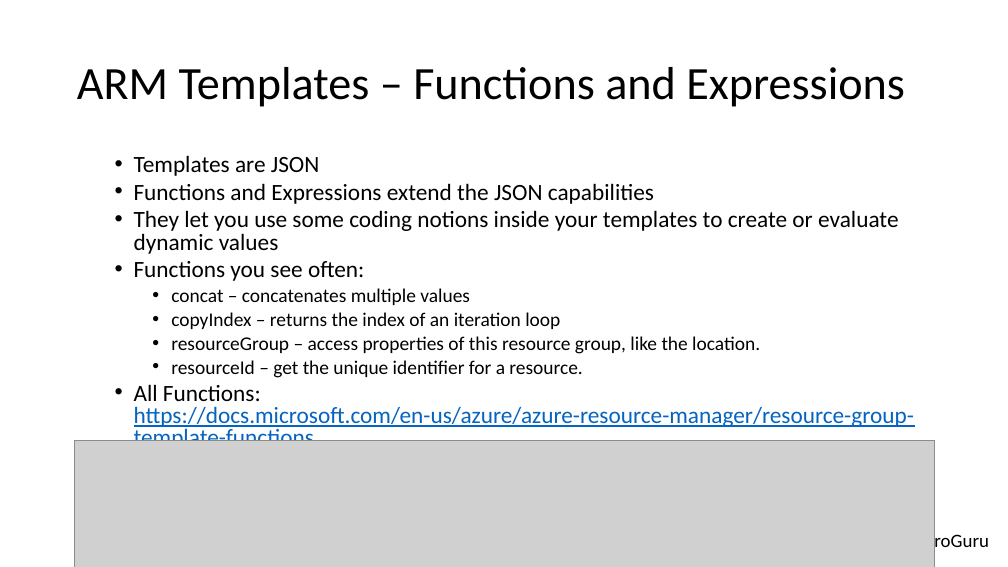
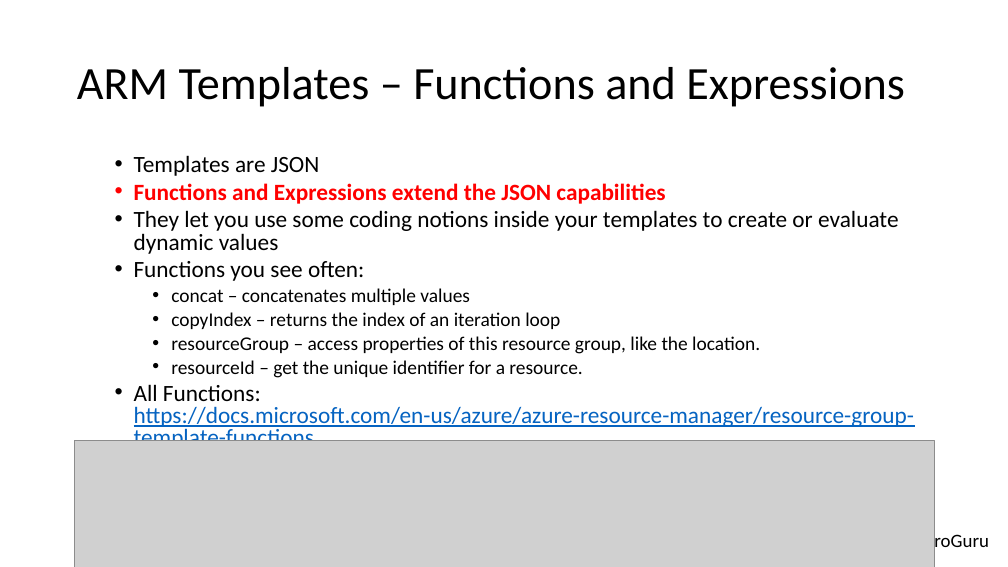
Before and after one commit to michaelsrichter/70534ExamPrep, a slide deck: slide 33 of Decks/70-534_NYC_Compute_Arch_Final.pptx. Drawn at 1008x567 pixels with LibreOffice and Linux fonts; fonts in the diff are those of the drawing; grey boxes stand for pictures. Boxes give left, top, right and bottom in pixels: in the first picture for what was removed or moved away, otherwise in the second. Text is boxed around its words. In the diff, an @@ line names an element or a change of style, - is before the commit and + after.

```diff
--- a/Decks/70-534_NYC_Compute_Arch_Final.pptx
+++ b/Decks/70-534_NYC_Compute_Arch_Final.pptx
@@ text at box(134, 183, 665, 204): text colour #000000 to #FF0000, bold on in "Functions and Expressions extend the JSON capabilities" @@
```
Also in this commit, not shown: 26 other slides changed.
